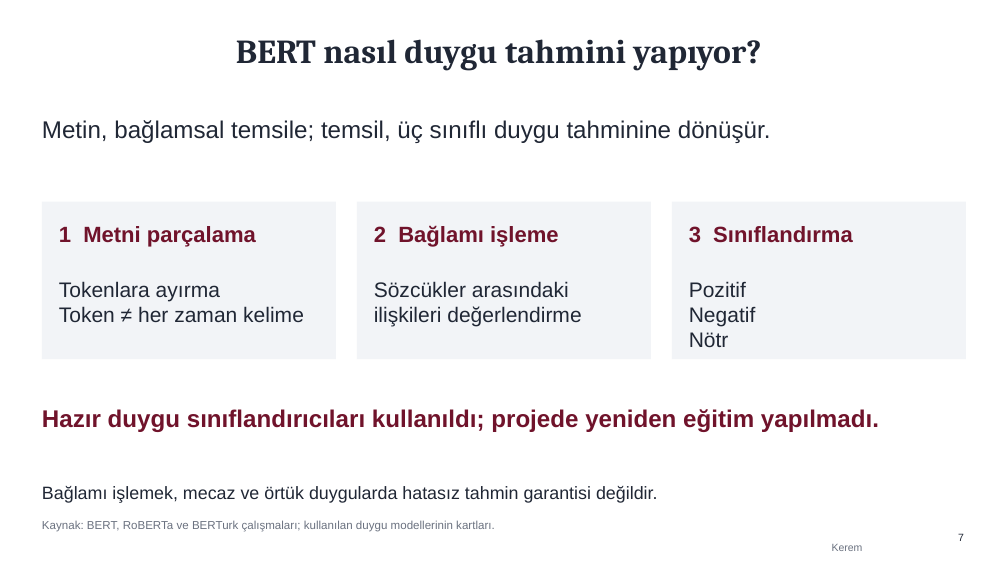
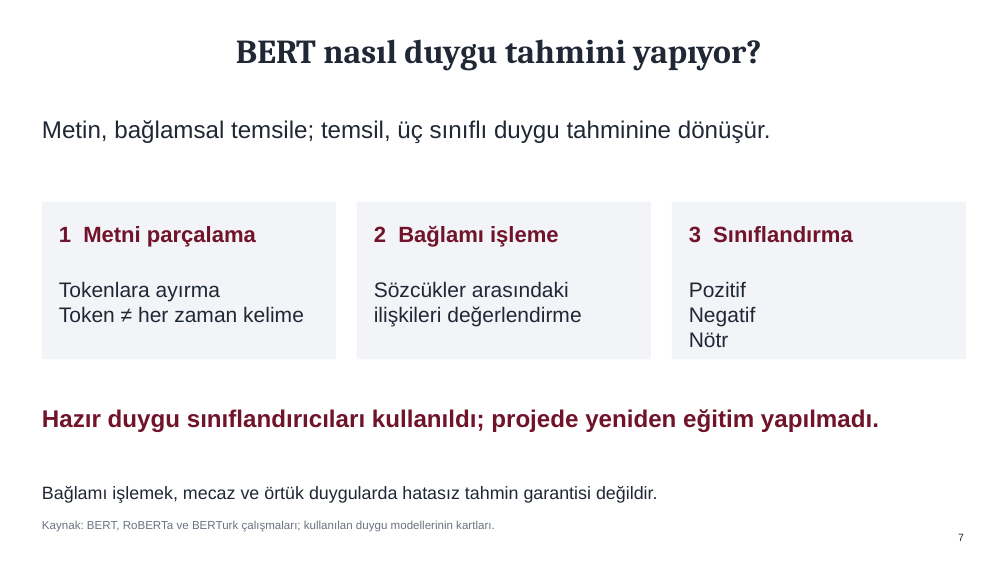
Before and after one commit to HmzT270/SentimentAnalysis, a slide deck: slide 7 of reports/SentimentAnalysis_Sunum.pptx. Drawn at 1008x567 pixels with LibreOffice and Linux fonts; fonts in the diff are those of the drawing. Boxes give left, top, right and bottom in pixels: in the first picture for what was removed or moved away, otherwise in the second. Text is boxed around its words. In the diff, an @@ line names an element or a change of style, - is before the commit and + after.

```diff
--- a/reports/SentimentAnalysis_Sunum.pptx
+++ b/reports/SentimentAnalysis_Sunum.pptx
@@ text removed at (832, 544, 863, 551) @@
-Kerem
```
Also in this commit, not shown: 17 other slides changed, 1 other file.
